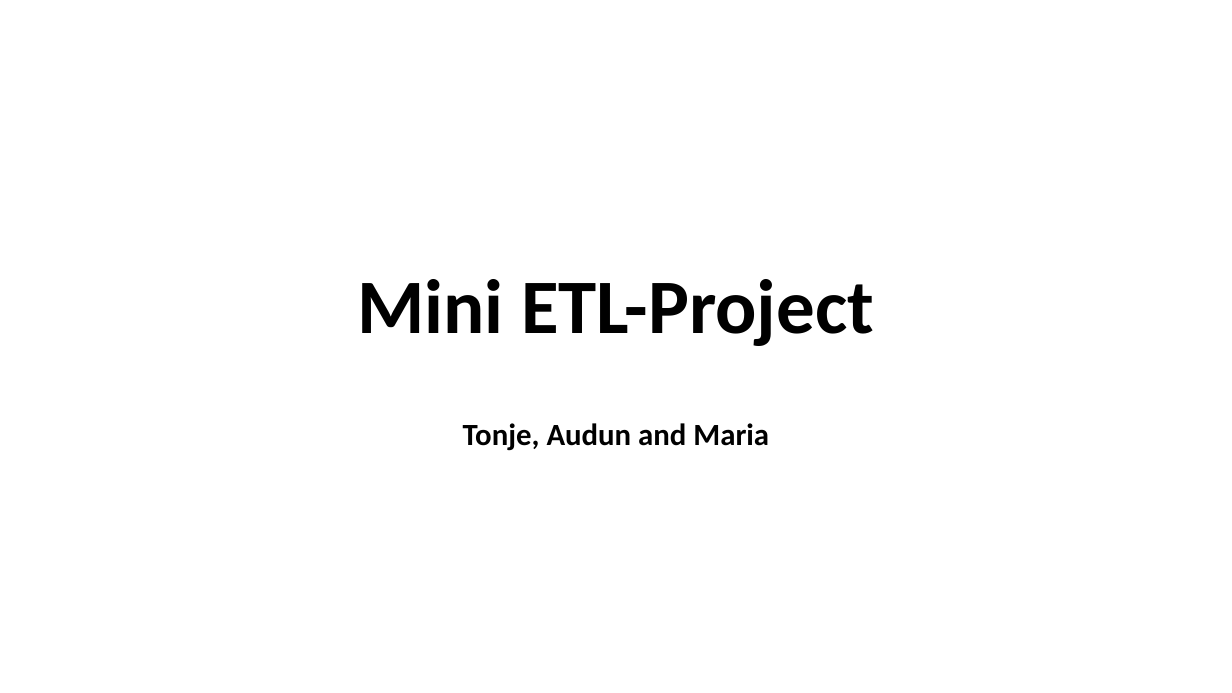
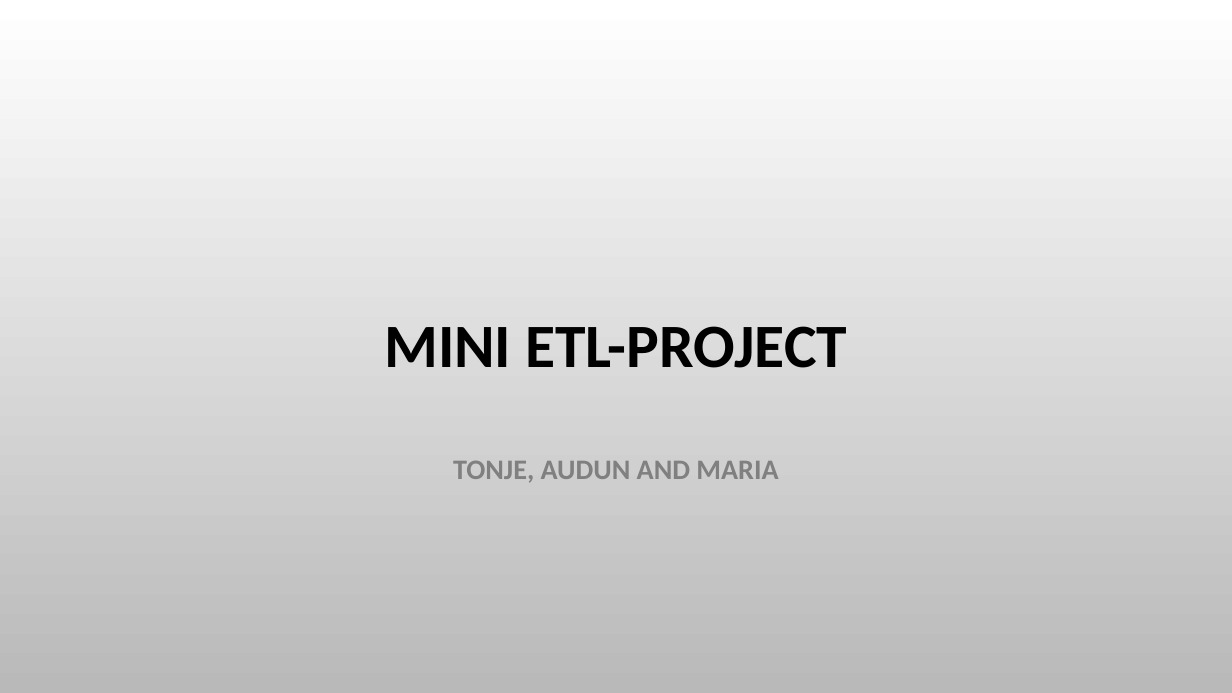
Before and after one commit to tonande02/biking_engineers, a slide deck: slide 1 of _planning_and_organising/Presentation 1.pptx. Drawn at 1232x693 pixels with LibreOffice and Linux fonts; fonts in the diff are those of the drawing; background and template pictures are left out. Boxes give left, top, right and bottom in pixels: in the first picture for what was removed or moved away, otherwise in the second. Text is boxed around its words. In the diff, an @@ line names an element or a change of style, - is before the commit and + after.

```diff
--- a/_planning_and_organising/Presentation 1.pptx
+++ b/_planning_and_organising/Presentation 1.pptx
@@ background #FFFFFF to picture (left out) @@
@@ title at (384,326,847,368): text changed; size 60 to 48 pt @@
-Mini ETL-Project
+MINI ETL-PROJECT
@@ subtitle at (453,461,778,483): text changed; size 24 to 22 pt; text colour #000000 to #808080 @@
-Tonje, Audun and Maria
+TONJE, AUDUN AND MARIA
```
Also in this commit, not shown: 3 other slides changed, 3 slides added, 2 slides removed.
